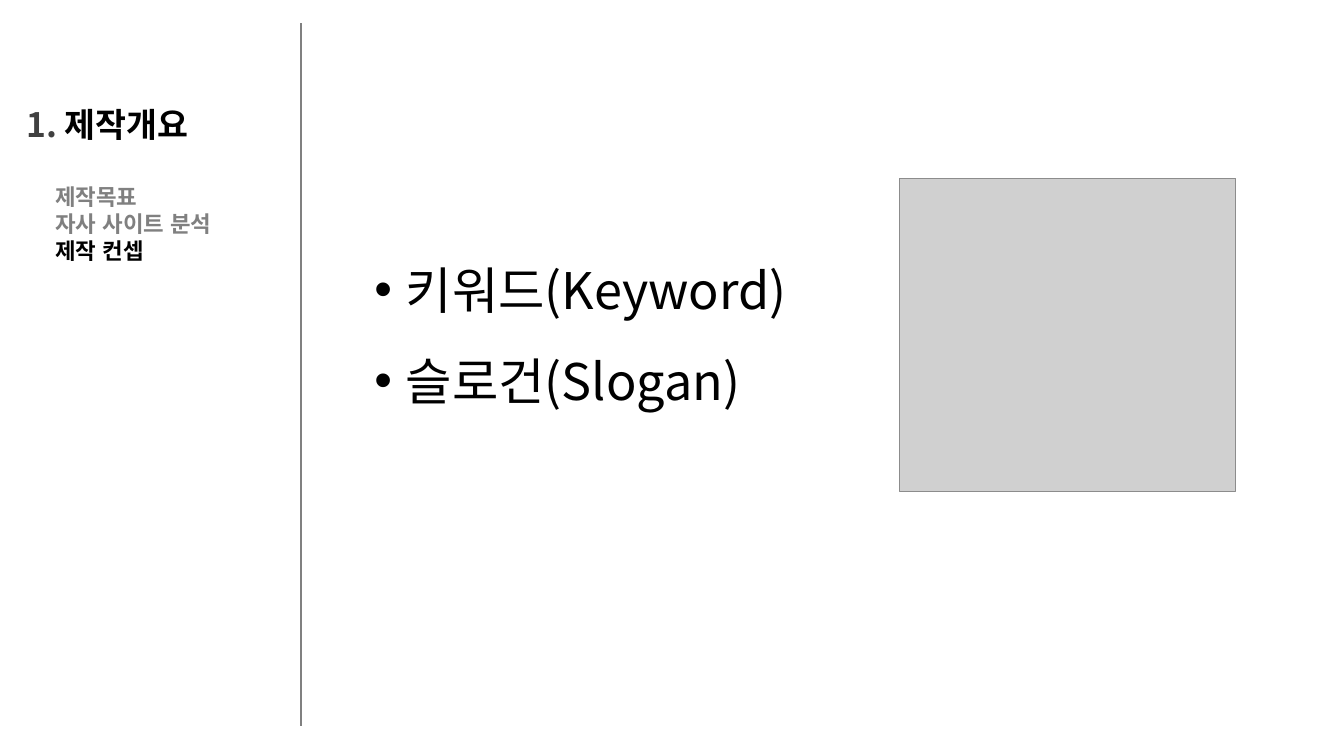
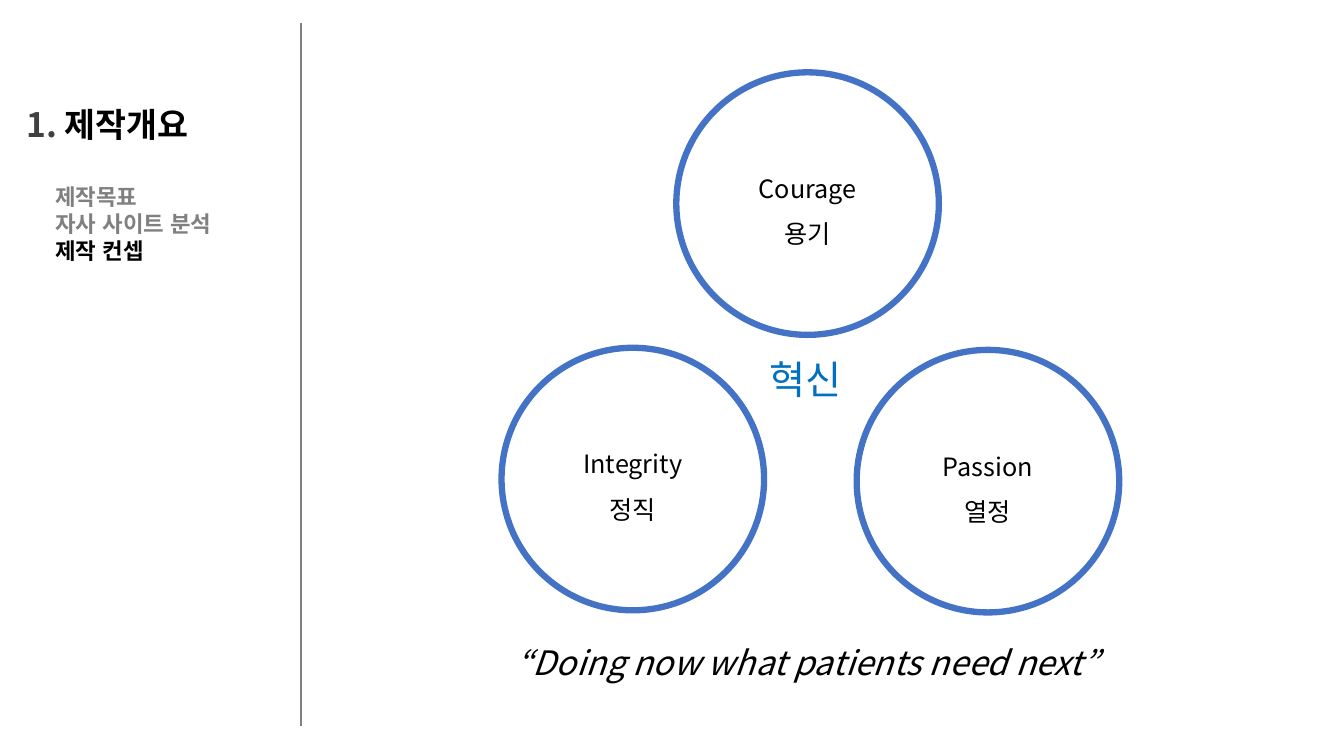
Before and after one commit to csslick/roche-renewal, a slide deck: slide 5 of 로슈 홈페이지 리뉴얼 제안서.pptx. Drawn at 1344x756 pixels with LibreOffice and Linux fonts; fonts in the diff are those of the drawing; grey boxes stand for pictures. Boxes give left, top, right and bottom in pixels: in the first picture for what was removed or moved away, otherwise in the second. Text is boxed around its words. In the diff, an @@ line names an element or a change of style, - is before the commit and + after.

```diff
--- a/로슈 홈페이지 리뉴얼 제안서.pptx
+++ b/로슈 홈페이지 리뉴얼 제안서.pptx
@@ ellipse added at (x1=677, y1=73, x2=939, y2=335), outline #4472C4 4.5 pt, 18 pt, text #000000 @@
+Courage
+용기
@@ picture removed at (x1=900, y1=178, x2=1236, y2=491) @@
@@ text removed at (x1=406, y1=267, x2=787, y2=413) @@
-• 키워드(Keyword)
-• 슬로건(Slogan)
@@ ellipse added at (x1=502, y1=348, x2=764, y2=610), outline #4472C4 4.5 pt, 18 pt, text #000000 @@
+Integrity
+정직
@@ ellipse added at (x1=857, y1=350, x2=1119, y2=612), outline #4472C4 4.5 pt, 18 pt, text #000000 @@
+Passion
+열정
@@ text added at (x1=770, y1=361, x2=842, y2=397), 28 pt, text #0070C0 @@
+혁신
@@ text added at (x1=517, y1=648, x2=1098, y2=684), 24 pt, text #000000, italic @@
+“Doing now what patients need next”
```
Also in this commit, not shown: 1 slide added.
